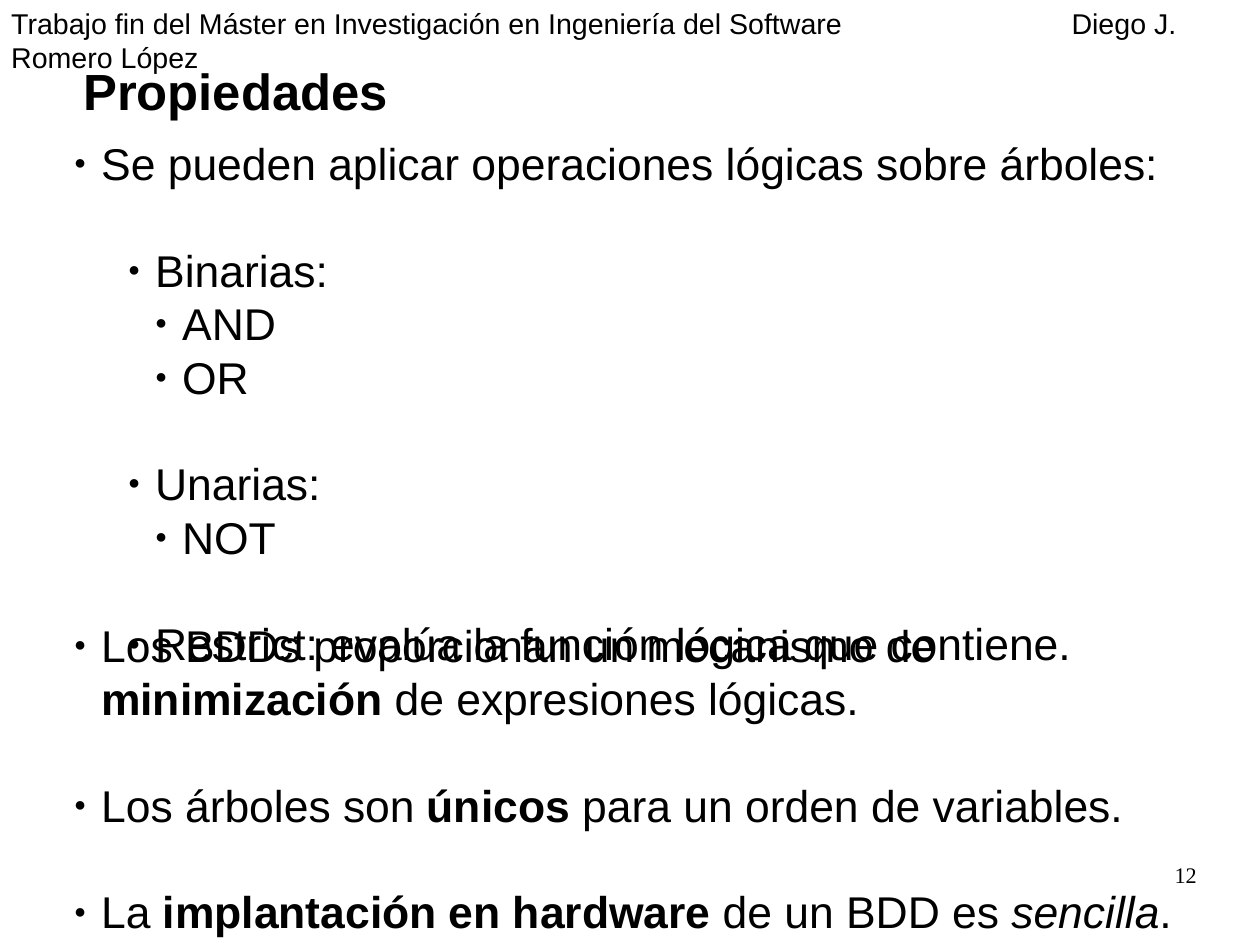
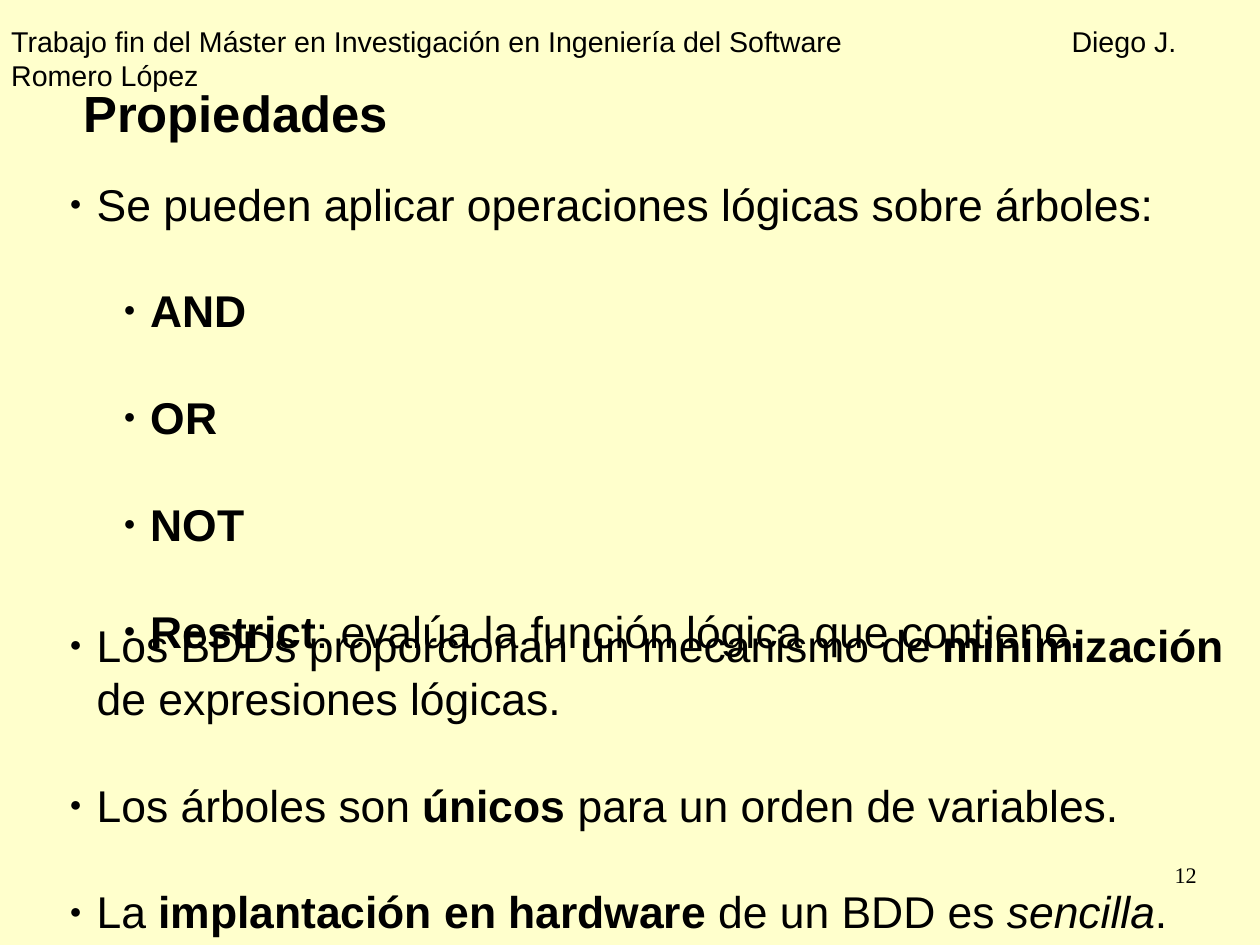
Before and after one commit to diegojromerolopez/djbdd, a slide deck: slide 12 of doc/presentacion.odp. Drawn at 1260x945 pixels with LibreOffice and Linux fonts; fonts in the diff are those of the drawing. Boxes give left, top, right and bottom in pixels: in the first picture for what was removed or moved away, otherwise in the second. Text is boxed around its words. In the diff, an @@ line names an element or a change of style, - is before the commit and + after.

```diff
--- a/doc/presentacion.odp
+++ b/doc/presentacion.odp
@@ background #FFFFFF to #FFFFCC @@
@@ text "Trabajo fin del Máster en ...": place and size @@
-text "Trabajo fin del Máster en ..." at [11, 13, 1176, 39]
+text "Trabajo fin del Máster en ..." at [11, 31, 1176, 57]
@@ text "Propiedades": place and size @@
-text "Propiedades" at [83, 69, 388, 120]
+text "Propiedades" at [83, 95, 388, 143]
@@ text "Se pueden aplicar operaciones lógicas ...": place and size @@
-text "Se pueden aplicar operaciones lógicas ..." at [101, 147, 1158, 670]
+text "Se pueden aplicar operaciones lógicas ..." at [97, 188, 1153, 657]
@@ text at [155, 254, 328, 288]: paragraph removed @@
-    ● Binarias:
@@ text at [151, 296, 1081, 657]: bold on in "AND", "OR", "NOT", "Restrict:"; list level 4 to 3 in "AND"; list level 4 to 3 in "OR"; list level 4 to 3 in "NOT" @@
@@ text at [155, 467, 320, 501]: paragraph removed @@
-    ● Unarias:
@@ text "Los BDDs proporcionan un mecanismo ..." rewrapped from [101, 627, 1171, 938] to [97, 627, 1224, 938] @@
```
Also in this commit, not shown: 23 other slides changed, 3 slides added, 2 slides removed, 1 other file.
